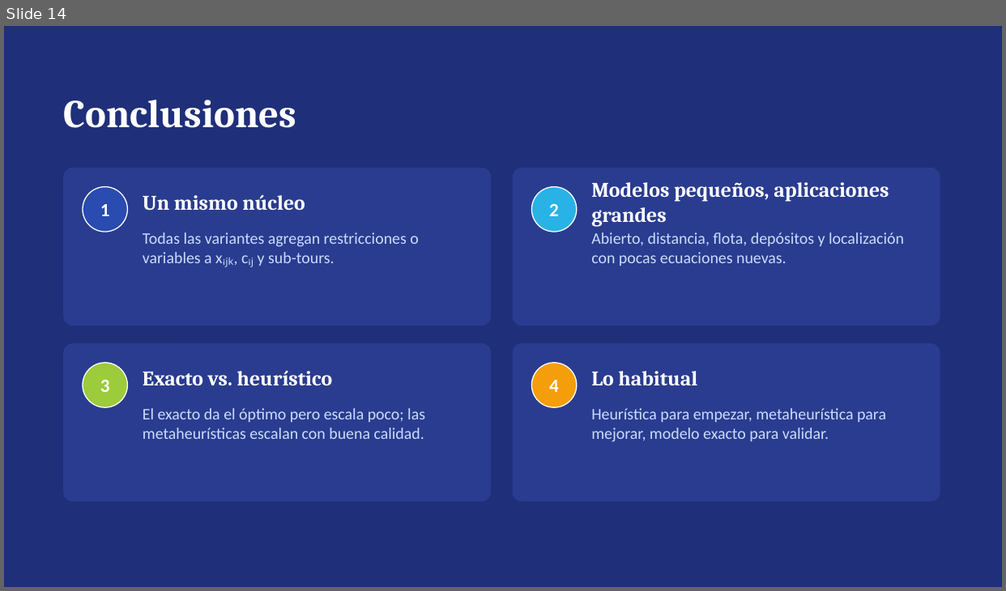
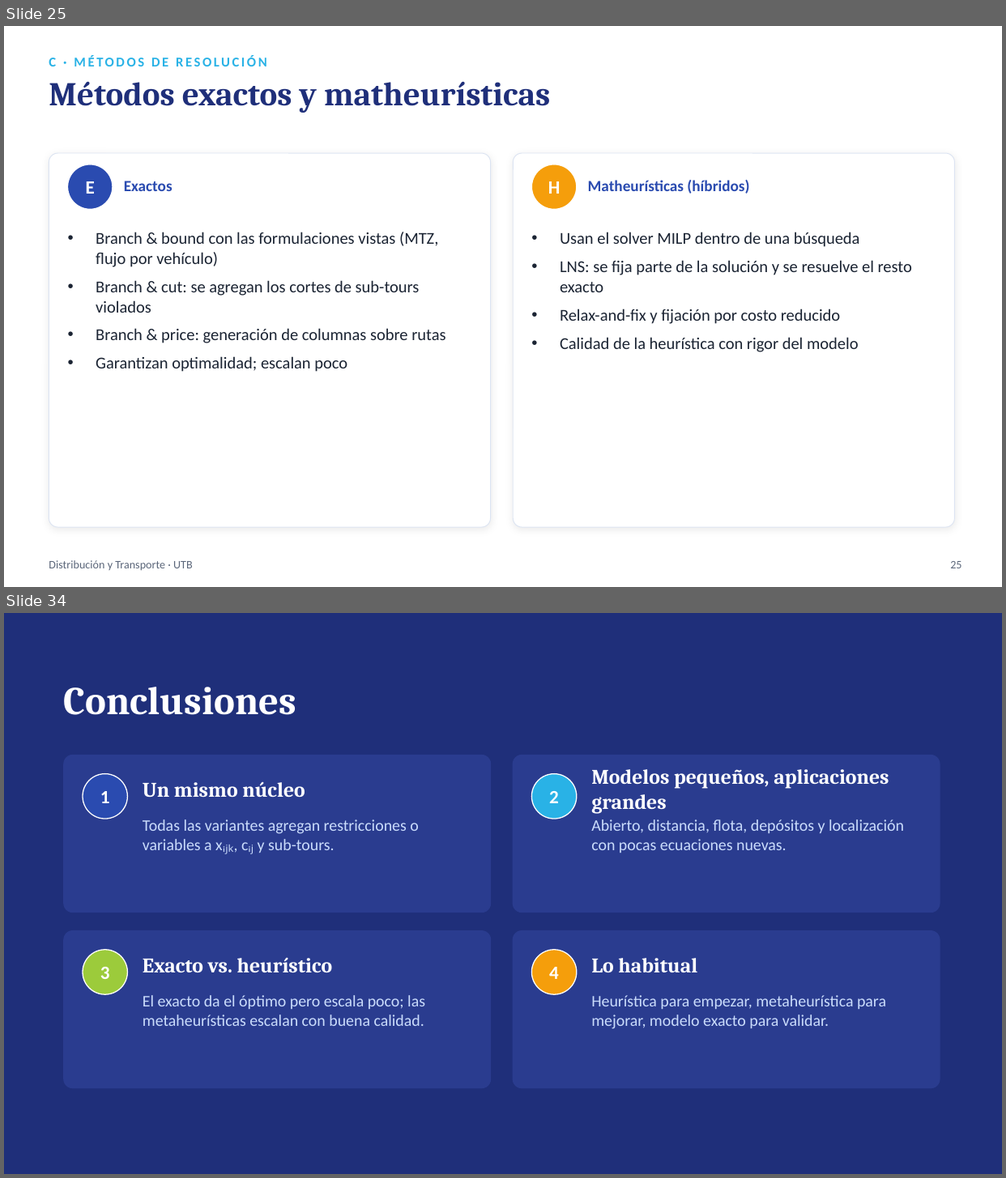
Before and after one commit to sebastianslg/grafosapp, a slide deck: Exposicion_Ruteo_de_Vehiculos.pptx. Shown one above the other, each under a label of ours: slide 14 before the commit, slides 25 and 34 after it; the slides between them are not shown. The pictures are 1006x591 and 1006x1178 pixels, drawn with LibreOffice and Linux fonts; fonts in the diff are those of the drawing. Boxes give left, top, right and bottom in pixels: in the first picture for what was removed or moved away, otherwise in the second. Text is boxed around its words. In the diff, an @@ line names an element or a change of style, - is before the commit and + after.

```diff
--- a/Exposicion_Ruteo_de_Vehiculos.pptx
+++ b/Exposicion_Ruteo_de_Vehiculos.pptx
@@ slide 25 added at <box>4,26,1002,587</box>, background #FFFFFF @@
@@ text added at <box>49,55,267,66</box>, 13 pt, text #29B2E6, bold @@
+C · MÉTODOS DE RESOLUCIÓN
@@ text added at <box>49,81,550,113</box>, 32 pt, text #1F2F7A, bold @@
+Métodos exactos y matheurísticas
@@ rounded rectangle added at <box>49,153,491,527</box>, fill #FFFFFF, outline #DCE4F2 0.75 pt @@
@@ ellipse added at <box>68,165,113,209</box>, fill #2A4BB0, outline #FFFFFF 1 pt @@
@@ rounded rectangle added at <box>513,153,955,527</box>, fill #FFFFFF, outline #DCE4F2 0.75 pt @@
@@ ellipse added at <box>532,165,577,209</box>, fill #F59E0B, outline #FFFFFF 1 pt @@
@@ text added at <box>86,182,95,194</box>, 18 pt, text #FFFFFF, bold @@
+E
@@ text added at <box>124,181,172,191</box>, 15 pt, text #2A4BB0, bold @@
+Exactos
@@ text added at <box>548,182,560,194</box>, 18 pt, text #FFFFFF, bold @@
+H
@@ text added at <box>588,180,749,194</box>, 15 pt, text #2A4BB0, bold @@
+Matheurísticas (híbridos)
@@ text added at <box>560,232,912,352</box>, 16 pt, text #1B2433 @@
+• Usan el solver MILP dentro de una búsqueda
+• LNS: se fija parte de la solución y se resuelve el resto exacto
+• Relax-and-fix y fijación por costo reducido
+• Calidad de la heurística con rigor del modelo
@@ text added at <box>96,280,445,372</box>, 16 pt, text #1B2433 @@
+• Branch & bound con las formulaciones vistas (MTZ, flujo por vehículo)
+• Branch & cut: se agregan los cortes de sub-tours violados
+• Branch & price: generación de columnas sobre rutas
+• Garantizan optimalidad; escalan poco
@@ text added at <box>49,561,193,571</box>, 11 pt, text #5B667A @@
+Distribución y Transporte · UTB
@@ text added at <box>950,561,961,569</box>, 11 pt, text #5B667A @@
+25
@@ what was slide 14 is now slide 34 @@
```
Also in this commit, not shown: 13 slides changed, 19 other slides added, 1 other file.
